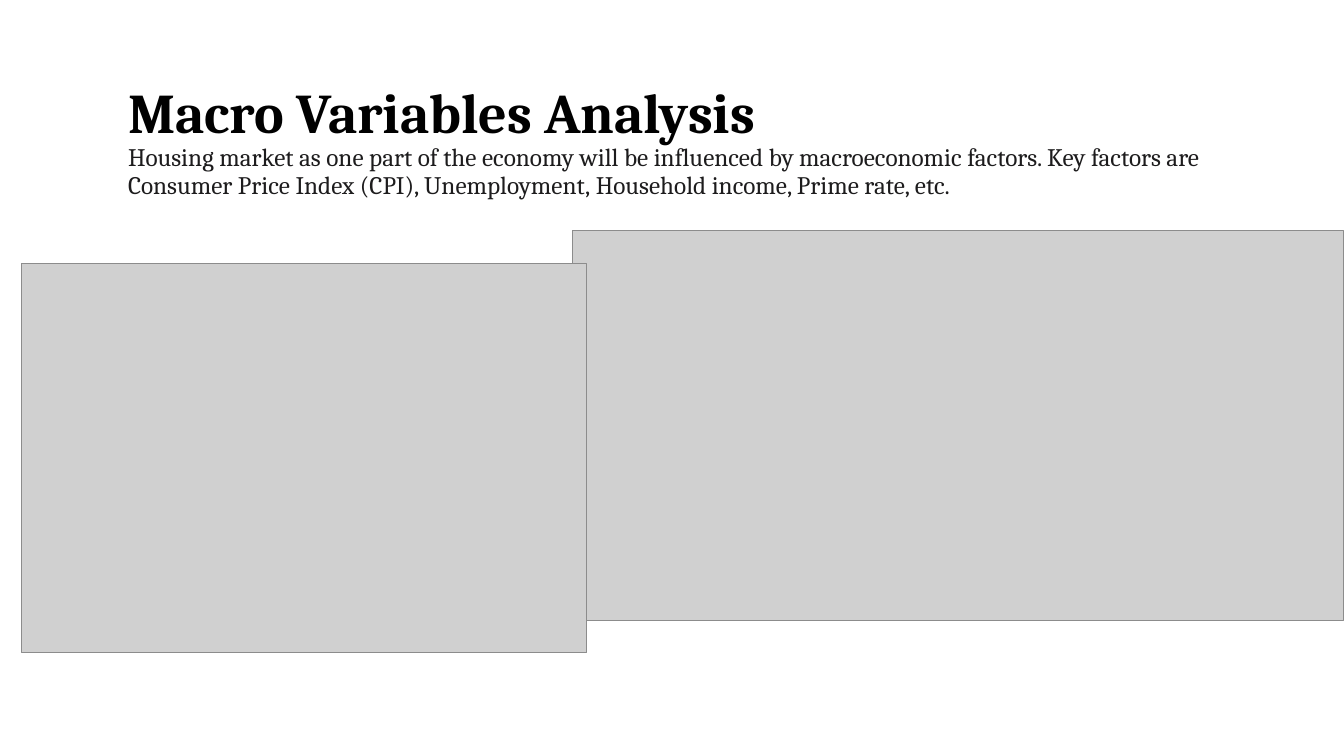
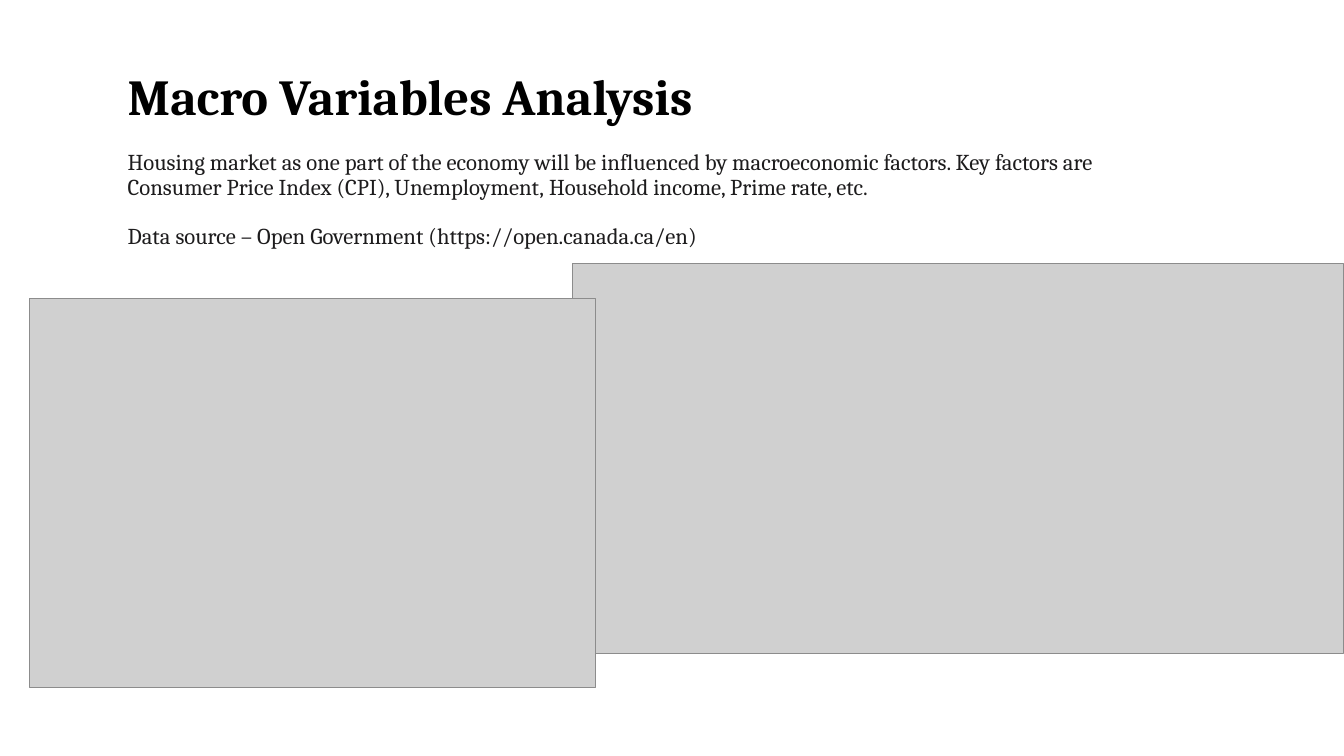
Before and after one commit to FernandaOmalley/Project1, a slide deck: slide 3 of Analysis and Model to Predict Future Sales Prices.pptx (slide 2 before the commit). Drawn at 1344x756 pixels with LibreOffice and Linux fonts; fonts in the diff are those of the drawing; grey boxes stand for pictures; background and template pictures are left out. Boxes give left, top, right and bottom in pixels: in the first picture for what was removed or moved away, otherwise in the second. Text is boxed around its words. In the diff, an @@ line names an element or a change of style, - is before the commit and + after.

Commit message:
Updated ppt

```diff
--- a/Analysis and Model to Predict Future Sales Prices.pptx
+++ b/Analysis and Model to Predict Future Sales Prices.pptx
@@ title at box(128, 80, 1092, 249): text changed; size 18 to 16.2 pt @@
-Macro Variables Analysis
-Housing market as one part of the economy will be influenced by macroeconomic factors. Key factors are Consumer Price Index (CPI), Unemployment, Household income, Prime rate, etc.
+Macro Variables Analysis
+Housing market as one part of the economy will be influenced by macroeconomic factors. Key factors are
+Consumer Price Index (CPI), Unemployment, Household income, Prime rate, etc.
+Data source – Open Government (https://open.canada.ca/en)
@@ picture: place and size @@
-picture at box(573, 231, 1344, 620)
+picture at box(573, 264, 1344, 653)
@@ picture: place and size @@
-picture at box(21, 263, 587, 652)
+picture at box(29, 298, 595, 688)
```
Also in this commit, not shown: 2 slides added, 2 other files.
